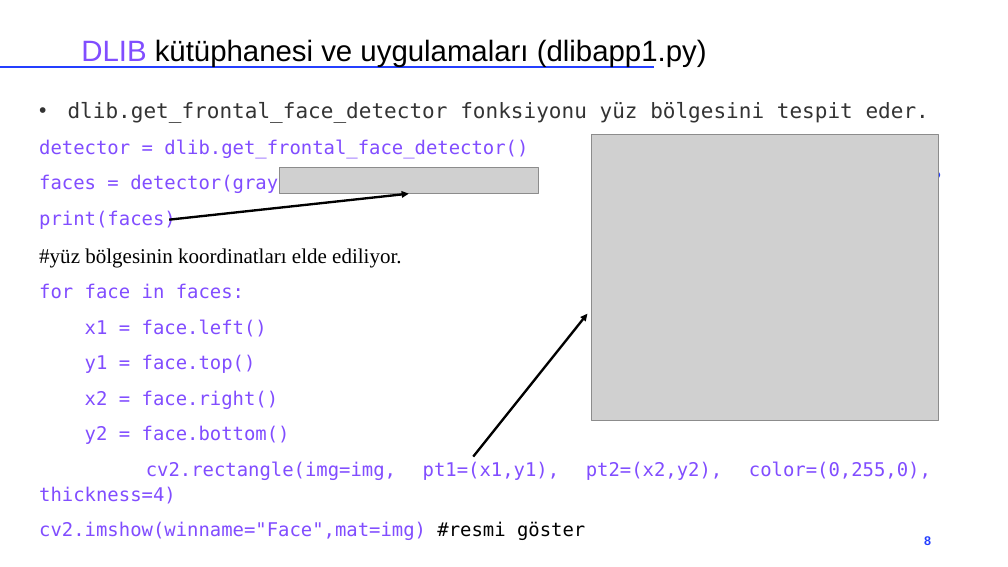
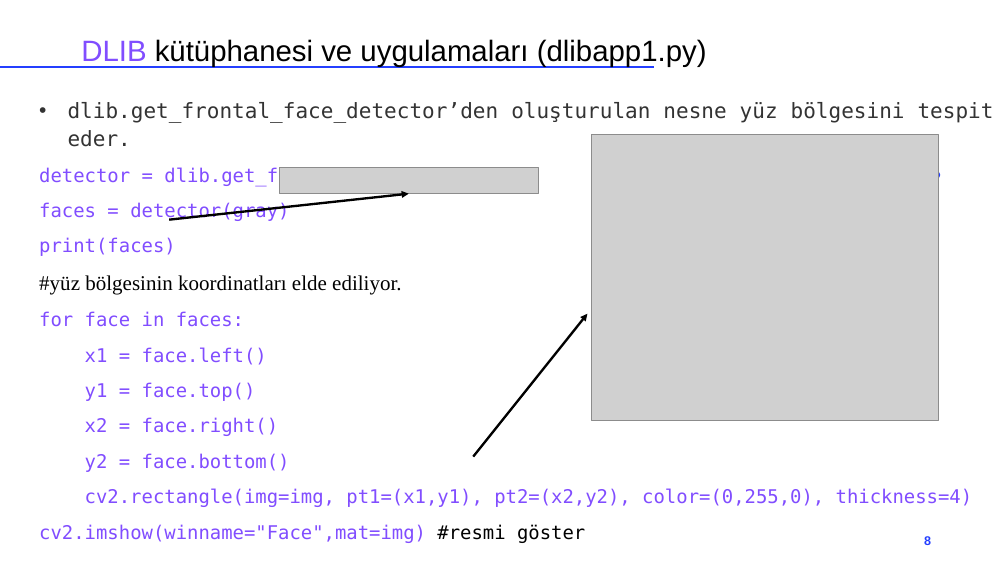
Before and after one commit to akaraci/DerinOgrenmeGercekZamanliSistemler, a slide deck: slide 8 of Sunumlar/Sunum-1.pptx. Drawn at 1008x567 pixels with LibreOffice and Linux fonts; fonts in the diff are those of the drawing; grey boxes stand for pictures. Boxes give left, top, right and bottom in pixels: in the first picture for what was removed or moved away, otherwise in the second. Text is boxed around its words. In the diff, an @@ line names an element or a change of style, - is before the commit and + after.

```diff
--- a/Sunumlar/Sunum-1.pptx
+++ b/Sunumlar/Sunum-1.pptx
@@ text at (68, 102, 994, 147): text changed @@
-• dlib.get_frontal_face_detector fonksiyonu yüz bölgesini tespit eder.
+• dlib.get_frontal_face_detector’den oluşturulan nesne yüz bölgesini tespit eder.
```
Also in this commit, not shown: 2 other slides changed.
